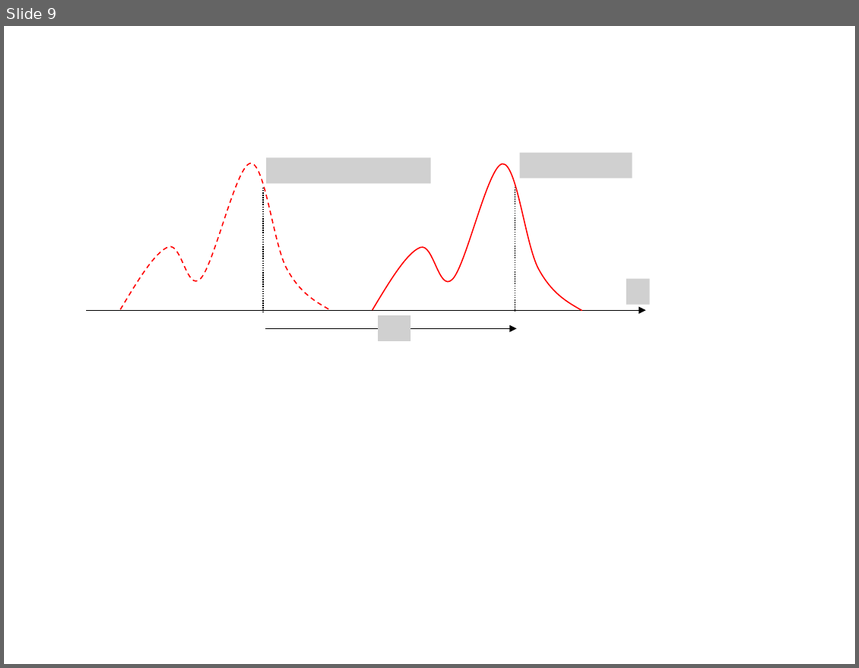
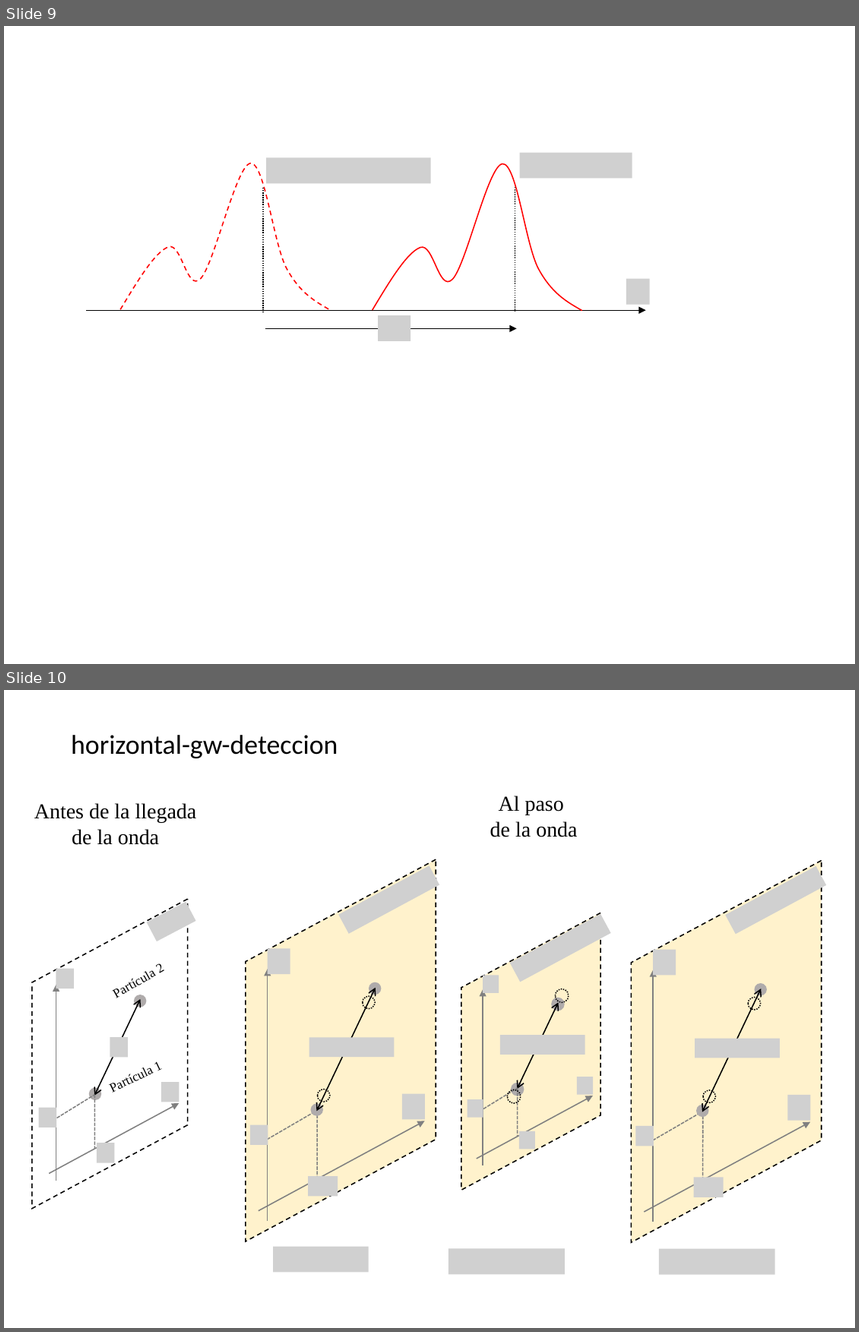
Before and after one commit to seap-udea/Relatividad-Zuluaga, a slide deck: figures/figures.pptx. Shown one above the other, each under a label of ours: slide 9 before the commit, slides 9 and 10 after it. The pictures are 859x668 and 859x1332 pixels, drawn with LibreOffice and Linux fonts; fonts in the diff are those of the drawing; grey boxes stand for pictures. Boxes give left, top, right and bottom in pixels: in the first picture for what was removed or moved away, otherwise in the second. Text is boxed around its words. In the diff, an @@ line names an element or a change of style, - is before the commit and + after.

```diff
--- a/figures/figures.pptx
+++ b/figures/figures.pptx
@@ slide 10 added at (x1=4, y1=690, x2=855, y2=1328), background #FFFFFF @@
@@ title added at (x1=71, y1=735, x2=338, y2=758), 23 pt, text #000000 @@
+horizontal-gw-deteccion
@@ group added at (x1=31, y1=796, x2=826, y2=1274): 27 pictures, 14 ellipses, 8 arrows, 8 lines, 4 parallelograms, 4 texts, 4 double arrows @@
+Antes de la llegada de la onda
+Partícula 2
+Partícula 1
+Al paso
+de la onda
```
Also in this commit, not shown: 1 slide removed, 50 other files.
